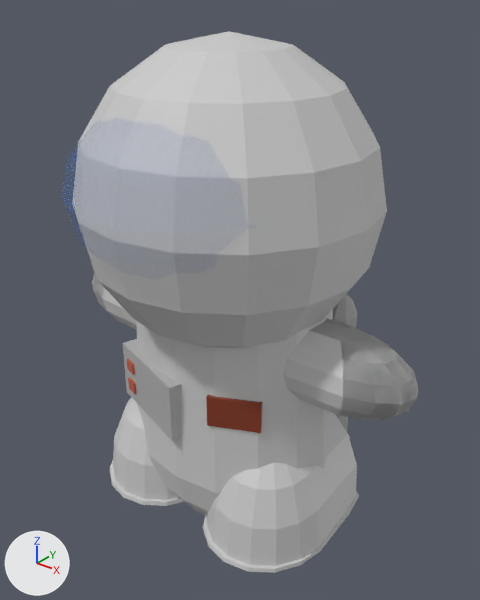
The glTF model mr-astro-junior-3d/assets/mrastro3d-animation-04.glb, before and after one commit.
One viewpoint serves both versions: a 50 mm camera at (3.19, -3.79, 4.45) aimed at (0.09, 0.09, 2.04). Lighting does not change. The marker at lower left points along +X, +Y and +Z. Where no turn or scale is listed for an object, it has been applied to the vertices. Vertices at the same position are counted once.

Names of what the first picture shows: 'Cylinder', 'action-step', 'arm.l', 'arm.r', 'flag', 'glasshelmet', 'helmet', 'leg.l', 'leg.r', 'radio'.
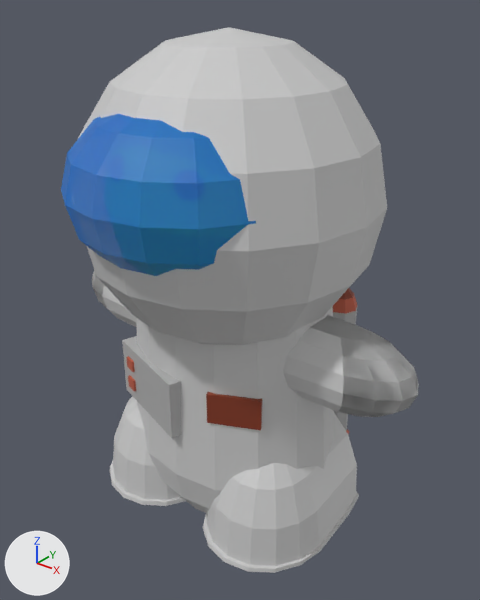
What differs and where, as boxes [x1, y1, x2, y2] in the pictures (480 x 600 px; the box of a moved part takes in the faces that stretch with it):
'helmet', reshaped, moved
    before: [78, 31, 387, 348]
    after: [78, 27, 387, 345]
'glasshelmet', surface changed, moved (grey to blue)
    before: [61, 118, 256, 280]
    after: [61, 114, 256, 276]
'action-step', moved
    before: [137, 310, 334, 515]
    after: [137, 306, 334, 513]
'arm.l', moved
    before: [283, 318, 418, 420]
    after: [283, 315, 419, 417]
'radio', moved
    before: [122, 339, 182, 441]
    after: [122, 336, 181, 438]
'flag', moved
    before: [206, 394, 262, 433]
    after: [206, 392, 262, 430]
'arm.r', moved
    before: [92, 272, 137, 330]
    after: [92, 270, 137, 327]
'Cylinder', reshaped, moved, rescaled
    before: [332, 294, 357, 439]
    after: [333, 288, 357, 435]
part 1 of me_sphere_001, built on
    before: [78, 86, 249, 315]
    after: [78, 89, 319, 309]
part 2 of me_cylinder, moved or reshaped
    before: [333, 315, 357, 439]
    after: [333, 308, 357, 435]
part 3 of me_cylinder, moved or reshaped
    before: [332, 294, 357, 319]
    after: [333, 288, 357, 314]

The change, as a diff of the scene's bpy script:
```diff
--- a/mr-astro-junior-3d/assets/mrastro3d-animation-04.glb.py
+++ b/mr-astro-junior-3d/assets/mrastro3d-animation-04.glb.py
@@ mat_glass @@
 mat_glass.base_color = (0.0155, 0.228, 0.8)  # blue #2183e7
-mat_glass.alpha = 0.1
+mat_glass.alpha = 0.66
@@ me_sphere_001 @@
 # used by ob_helmet; location = (0.0, 0.08, 2.904)
-me_sphere_001.from_pydata(...)  # 114 vertices, 224 faces; spans x -1.2..1.2, y -1.2..1.2, z -1.2..1.2
+me_sphere_001.from_pydata(...)  # 233 vertices, 462 faces; spans x -1.2..1.2, y -1.16..1.2, z -1.2..1.2
+# me_sphere_001 part 1: 6 vertices removed from x -0.46..0.46, y -1.2..-1.03, z 0.0..0.46; 125 vertices added at x -0.92..0.92, y -1.16..0.49, z -0.51..0.85
 me_sphere_001.materials.append(mat_white)
@@ me_cylinder @@
 # used by ob_cylinder; parent = ob_backpack; location = (1.176, 0.428, 0.0677); scale = (0.228, 0.563, 0.873)
-me_cylinder.from_pydata(...)  # 96 vertices, 184 faces; spans x -11.59..1.26, y -1.26..1.26, z -1.49..1.31
+me_cylinder.from_pydata(...)  # 96 vertices, 184 faces; spans x -10.51..1.16, y -1.16..1.16, z -1.08..1.28
+# me_cylinder part 2: 24 vertices removed from x -1.26..1.26, y -1.26..1.26, z -1.49..-1.31; 24 vertices added at x -1.16..1.16, y -1.16..1.16, z -1.08..-1.0
+# me_cylinder part 3: 16 vertices removed from x -0.64..0.64, y -0.64..0.64, z 1.23..1.31; 16 vertices added at x -0.74..0.74, y -0.74..0.74, z 1.17..1.28
 me_cylinder.materials.append(mat_grey)
+me_cylinder.materials.append(mat_light_red)  # red #c25d44
+me_cylinder.materials.append(mat_red)  # brown #883a22
@@ ob_glasshelmet @@
 ob_glasshelmet = bpy.data.objects.new('glasshelmet', me_sphere_002)
-ob_glasshelmet.location = (0.004, -0.355, 3.071)
+ob_glasshelmet.location = (0.004, -0.355, 3.097)
@@ ob_helmet @@
 ob_helmet = bpy.data.objects.new('helmet', me_sphere_001)
-ob_helmet.location = (0.0, 0.08, 2.904)
+ob_helmet.location = (0.0, 0.08, 2.93)
@@ ob_arm_l @@
 ob_arm_l = bpy.data.objects.new('arm.l', me_sphere_009)
-ob_arm_l.location = (-0.94, 0.08, 1.763)
+ob_arm_l.location = (-0.94, 0.08, 1.79)
@@ ob_arm_r @@
 ob_arm_r = bpy.data.objects.new('arm.r', me_sphere_008)
-ob_arm_r.location = (-0.643, 0.08, 1.763)
+ob_arm_r.location = (-0.643, 0.08, 1.79)
@@ ob_action_step @@
 ob_action_step = bpy.data.objects.new('action-step', me_sphere)
-ob_action_step.location = (0.004, 0.08, 0.634)
+ob_action_step.location = (0.004, 0.08, 0.661)
 ob_action_step.rotation_euler = (0.0, 0.0, -1.571)  # degrees (0, 0, -90)
@@ ob_cylinder @@
 ob_cylinder.parent = ob_backpack
-ob_cylinder.location = (1.176, 0.428, 0.0677)
-ob_cylinder.scale = (0.228, 0.563, 0.873)
+ob_cylinder.location = (1.169, 0.308, -0.0111)
+ob_cylinder.scale = (0.25, 0.619, 1.04)
@@ ob_flag @@
 ob_flag = bpy.data.objects.new('flag', me_cube_001)
-ob_flag.location = (0.457, -0.396, 1.415)
+ob_flag.location = (0.457, -0.396, 1.442)
@@ ob_radio @@
 ob_radio = bpy.data.objects.new('radio', me_cube_002)
-ob_radio.location = (-0.309, -0.336, 1.305)
+ob_radio.location = (-0.309, -0.336, 1.332)
```
